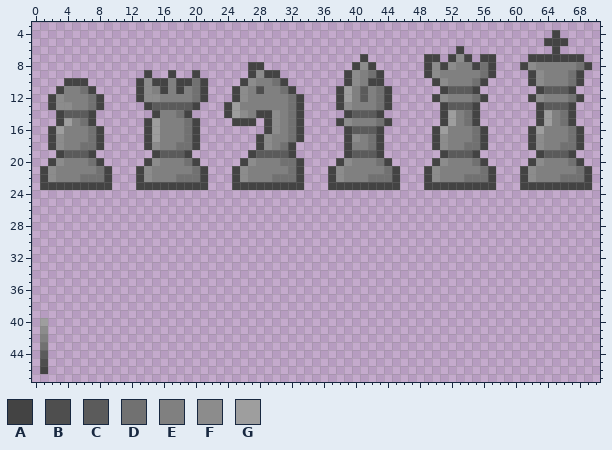
Sprite sheet: assets/pieces.png. Above: the version before the commit.
The file is 96x48 pixels. Colours within 5 levels of each other are drawn and written as one. Shown: x 0..70, y 3..47.
Palette (. is transparent): A #434343  B #4e4e4e  C #5b5b5b  D #717171  E #808080  F #8c8c8c  G #9e9e9e
Once edited:
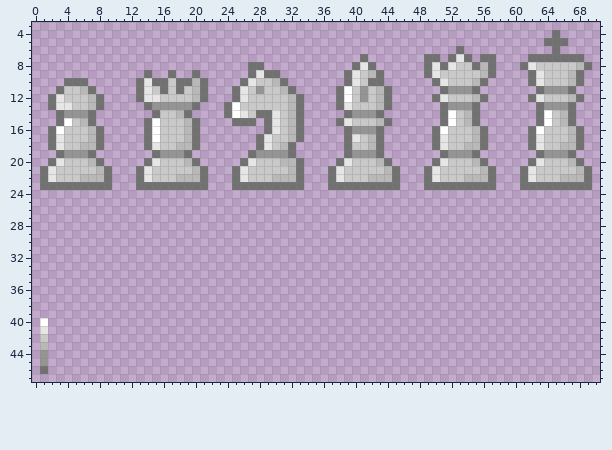
The exact change:
@@ palette @@
-A #434343
+A #717171
-C #5b5b5b
+C #949494
-D #717171
+D #b8b8b8
-E #808080
+E #c9c9c9
-F #8c8c8c
+F #e6e6e6
-G #9e9e9e
+G #ffffff
@@ x 26..30 @@
 10 AFEED
-11 FEBEE
+11 FECEE
 12 FEEEE
@@ x 0..3 @@
 44 .C..
-45 .B..
+45 .C..
 46 .A..
Where, in picture pixels (left, top, right, bottom), the same in both pictures:
changed: (40, 30, 592, 190)
changed: (40, 318, 48, 374)
